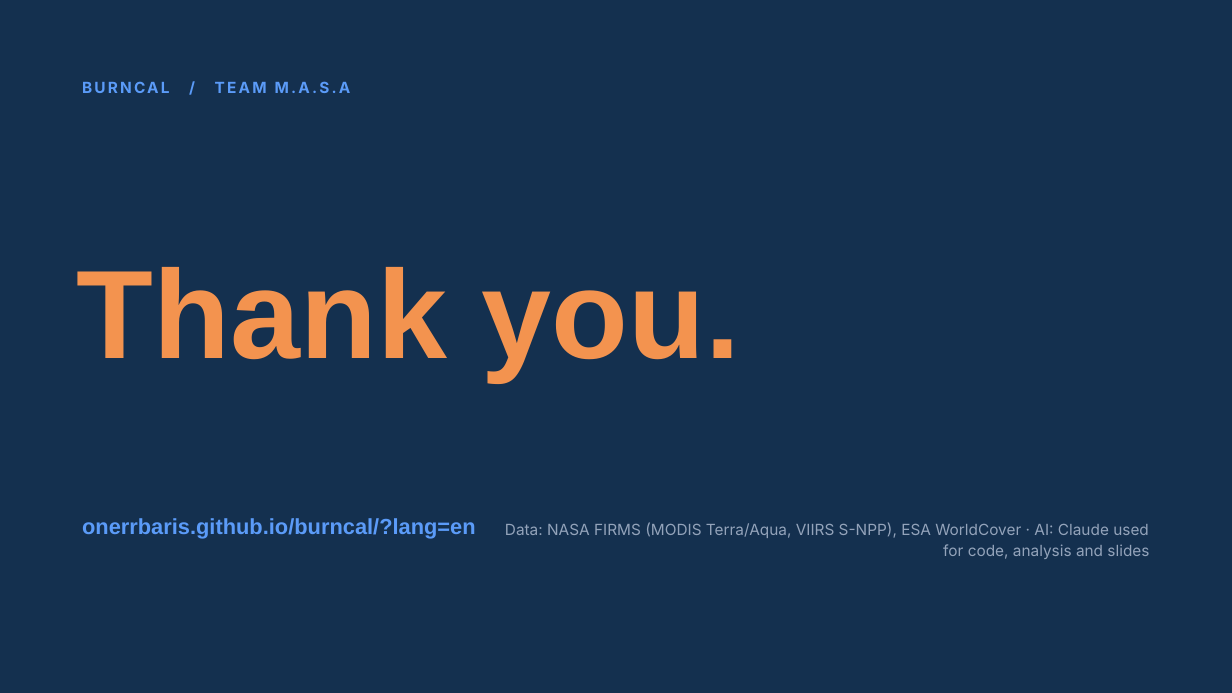
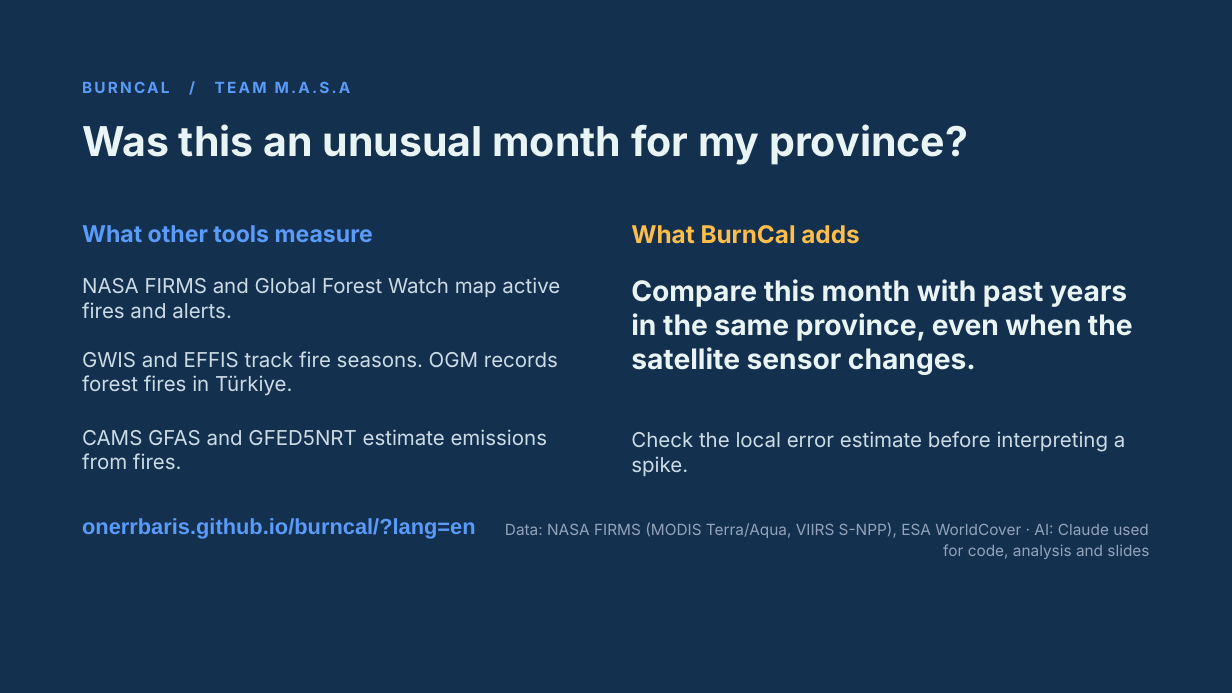
Before and after one commit to onerrbaris/burncal, a slide deck: slide 7 of docs/BurnCal-Final-EN.pptx. Drawn at 1232x693 pixels with LibreOffice and Linux fonts; fonts in the diff are those of the drawing; background and template pictures are left out. Boxes give left, top, right and bottom in pixels: in the first picture for what was removed or moved away, otherwise in the second. Text is boxed around its words. In the diff, an @@ line names an element or a change of style, - is before the commit and + after.

Commit message:
Compare BurnCal with fire monitoring tools on the closing slide

```diff
--- a/docs/BurnCal-Final-EN.pptx
+++ b/docs/BurnCal-Final-EN.pptx
@@ text added at box(82, 124, 968, 165), 32 pt, text #E9F4F5, bold @@
+Was this an unusual month for my province?
@@ text added at box(82, 225, 373, 242), 18 pt, text #5B9BF9, bold @@
+What other tools measure
@@ text added at box(631, 225, 859, 244), 19 pt, text #FFBD4A, bold @@
+What BurnCal adds
@@ text removed at box(77, 267, 740, 380) @@
-Thank you.
@@ text added at box(82, 277, 560, 318), 16 pt, text #CCDCE5 @@
+NASA FIRMS and Global Forest Watch map active fires and alerts.
@@ text added at box(631, 279, 1133, 375), 22 pt, text #E9F4F5, bold @@
+Compare this month with past years in the same province, even when the satellite sensor changes.
@@ text added at box(82, 351, 558, 396), 16 pt, text #CCDCE5 @@
+GWIS and EFFIS track fire seasons. OGM records forest fires in Türkiye.
@@ text added at box(82, 429, 548, 469), 16 pt, text #CCDCE5 @@
+CAMS GFAS and GFED5NRT estimate emissions from fires.
@@ text added at box(631, 431, 1126, 476), 16 pt, text #CCDCE5 @@
+Check the local error estimate before interpreting a spike.
```
Also in this commit, not shown: 2 other files.
